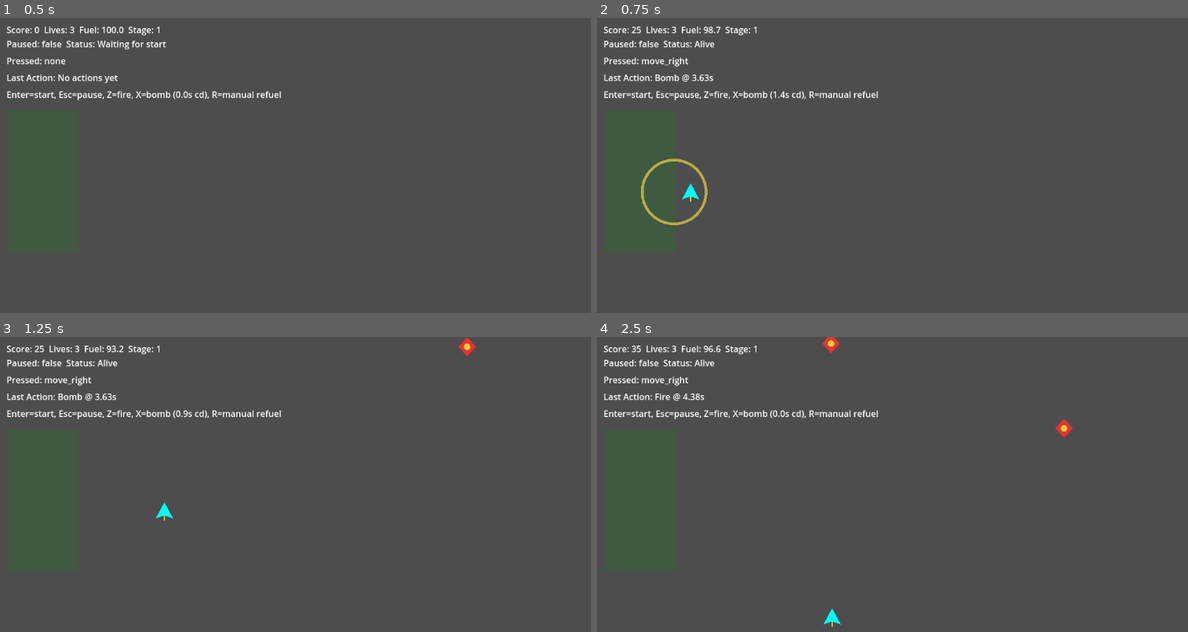
Above: before the commit, frames 1-4 (two rows, left to right).
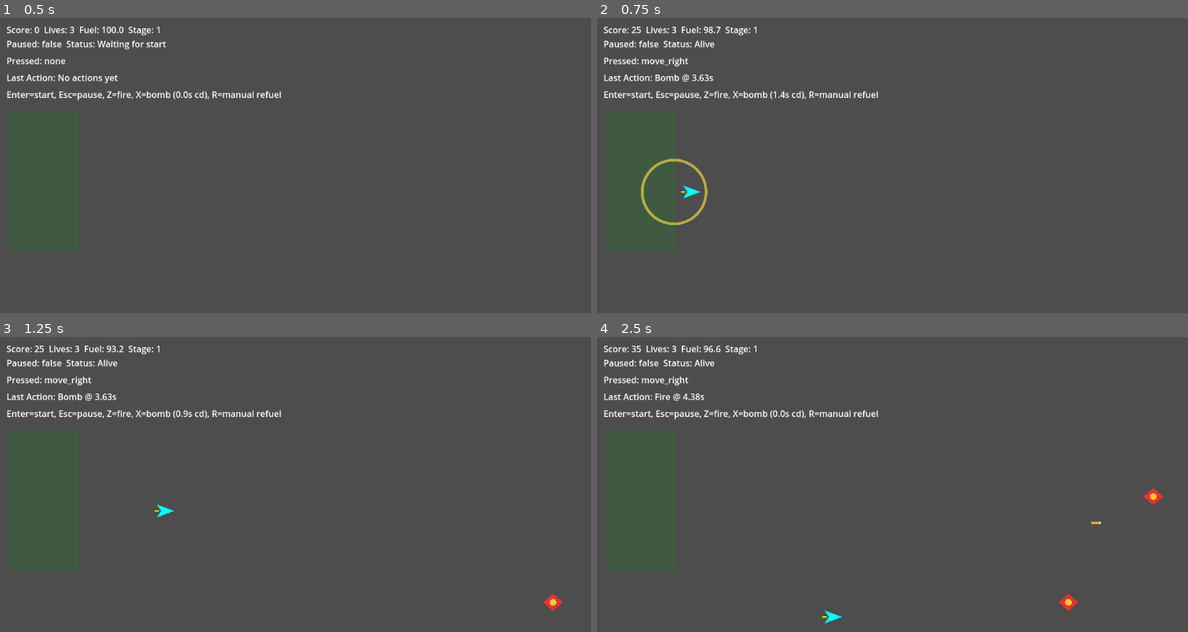
Above: after the commit, the same moments.

Repository: cbremer/starkiller-space-game
Game: Godot game, scene res://scenes/Main.tscn
Two runs of this game, one before a commit and one after it. Both use one fixed random seed, a clock stepped at 60 frames per second and the inputs below.
Inputs:
- Up to frame 1 (0.5 s): no input
- Up to frame 2 (0.75 s): tap Enter (start) at 0.5 s; hold Right (move_right) from 0.53 s (still down); tap X (bomb) at 0.6 s
- Up to frame 3 (1.25 s): keep holding Right (move_right)
- Up to frame 4 (2.5 s): release Right (move_right) at 1.28 s; hold Down (move_down) 1.28-2.03 s; tap Z (fire) at 1.35 s; hold Right (move_right) from 2.03 s (still down); hold R (refuel) from 2.03 s (still down)

Frame 1 is identical in both runs. In frame 2, less than 0.1% of the frame differs, in the area x 14-18%, y 56-63%; in frame 3, 0.3%; in frame 4, 0.5%, in the area x 38-96%, y 0-99%.

Commit message:
Switch combat flow to left-to-right landscape orientation

Diff:
--- a/scripts/enemy_target.gd
+++ b/scripts/enemy_target.gd
@@ -15,8 +15,8 @@
 func _process(delta: float) -> void:
 	if not is_active:
 		return
-	position.y += speed * delta
-	if position.y > 760.0:
+	position.x -= speed * delta
+	if position.x < -32.0:
 		queue_free()
 
 func apply_hit(weapon: String) -> int:
@@ -30,9 +30,9 @@
 
 func _draw() -> void:
 	draw_polygon(PackedVector2Array([
-		Vector2(0, -18),
-		Vector2(16, 0),
-		Vector2(0, 18),
-		Vector2(-16, 0)
+		Vector2(-18, 0),
+		Vector2(0, -16),
+		Vector2(18, 0),
+		Vector2(0, 16)
 	]), PackedColorArray([Color(0.9, 0.2, 0.2)]))
 	draw_circle(Vector2.ZERO, 6.0, Color(1.0, 0.8, 0.2))
--- a/scripts/laser_bolt.gd
+++ b/scripts/laser_bolt.gd
@@ -12,10 +12,10 @@
 func _process(delta: float) -> void:
 	if not is_active:
 		return
-	position.y -= speed * delta
-	if position.y < -24.0:
+	position.x += speed * delta
+	if position.x > 1088.0:
 		queue_free()
 
 func _draw() -> void:
-	draw_rect(Rect2(Vector2(-2, -10), Vector2(4, 18)), Color(1.0, 0.9, 0.35))
-	draw_rect(Rect2(Vector2(-1, -8), Vector2(2, 12)), Color(1.0, 0.55, 0.15))
+	draw_rect(Rect2(Vector2(-10, -2), Vector2(18, 4)), Color(1.0, 0.9, 0.35))
+	draw_rect(Rect2(Vector2(-8, -1), Vector2(12, 2)), Color(1.0, 0.55, 0.15))
--- a/scripts/main.gd
+++ b/scripts/main.gd
@@ -3,12 +3,13 @@
 const FUEL_DRAIN_PER_SECOND := 11.0
 const REFUEL_PER_SECOND := 38.0
 const REFUEL_RECT := Rect2(Vector2(15, 170), Vector2(130, 260))
-const BOLT_SPAWN_OFFSET := Vector2(0, -20)
+const BOLT_SPAWN_OFFSET := Vector2(22, 0)
 const BOMB_COOLDOWN := 1.5
 const BOMB_RADIUS := 145.0
 const ENEMY_SPAWN_INTERVAL := 1.3
-const ENEMY_SPAWN_X_MIN := 70.0
-const ENEMY_SPAWN_X_MAX := 950.0
+const ENEMY_SPAWN_X := 1060.0
+const ENEMY_SPAWN_Y_MIN := 130.0
+const ENEMY_SPAWN_Y_MAX := 530.0
 const PLAYER_HIT_RADIUS := 16.0
 const LASER_BOLT_SCRIPT := preload("res://scripts/laser_bolt.gd")
 const BOMB_BLAST_SCRIPT := preload("res://scripts/bomb_blast.gd")
@@ -83,7 +84,7 @@
 
 func _spawn_enemy() -> void:
 	var enemy := ENEMY_TARGET_SCRIPT.new()
-	enemy.position = Vector2(rng.randf_range(ENEMY_SPAWN_X_MIN, ENEMY_SPAWN_X_MAX), -26.0)
+	enemy.position = Vector2(ENEMY_SPAWN_X, rng.randf_range(ENEMY_SPAWN_Y_MIN, ENEMY_SPAWN_Y_MAX))
 	add_child(enemy)
 
 func _update_enemy_spawns(delta: float) -> void:
--- a/scripts/player_ship.gd
+++ b/scripts/player_ship.gd
@@ -19,9 +19,9 @@
 
 func _draw() -> void:
 	draw_polygon(PackedVector2Array([
-		Vector2(0, -16),
-		Vector2(16, 14),
-		Vector2(0, 8),
-		Vector2(-16, 14)
+		Vector2(18, 0),
+		Vector2(-14, -12),
+		Vector2(-6, 0),
+		Vector2(-14, 12)
 	]), PackedColorArray([Color.CYAN]))
-	draw_line(Vector2(0, 8), Vector2(0, 18), Color.YELLOW, 2.0)
+	draw_line(Vector2(-10, 0), Vector2(-18, 0), Color.YELLOW, 2.0)
